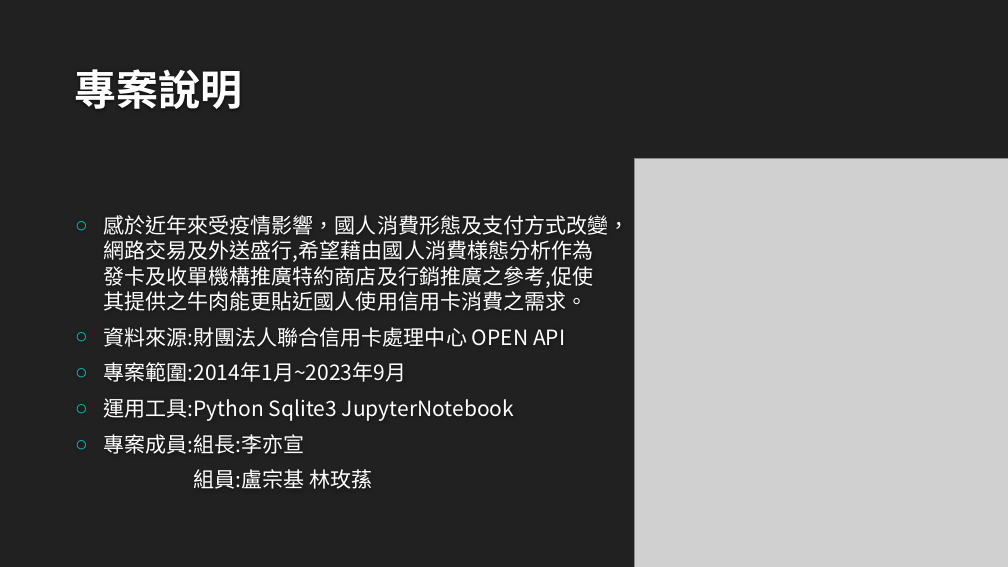
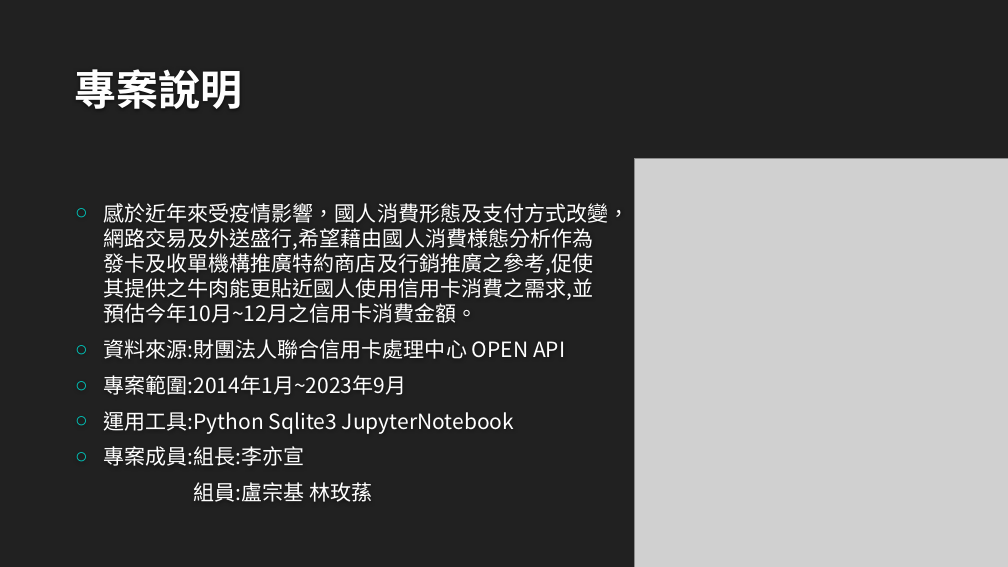
Before and after one commit to isabel112233/creditcard, a slide deck: slide 3 of 信用卡消費樣態.pptx. Drawn at 1008x567 pixels with LibreOffice and Linux fonts; fonts in the diff are those of the drawing; grey boxes stand for pictures; background and template pictures are left out. Boxes give left, top, right and bottom in pixels: in the first picture for what was removed or moved away, otherwise in the second. Text is boxed around its words. In the diff, an @@ line names an element or a change of style, - is before the commit and + after.

```diff
--- a/信用卡消費樣態.pptx
+++ b/信用卡消費樣態.pptx
@@ text at [104, 203, 630, 323]: text changed @@
-○ 感於近年來受疫情影響，國人消費形態及支付方式改變，網路交易及外送盛行,希望藉由國人消費様態分析作為發卡及收單機構推廣特約商店及行銷推廣之參考,促使其提供之牛肉能更貼近國人使用信用卡消費之需求。
+○ 感於近年來受疫情影響，國人消費形態及支付方式改變，網路交易及外送盛行,希望藉由國人消費様態分析作為發卡及收單機構推廣特約商店及行銷推廣之參考,促使其提供之牛肉能更貼近國人使用信用卡消費之需求,並預估今年10月~12月之信用卡消費金額。
```
Also in this commit, not shown: 13 other slides changed, 2 slides added, 1 slide removed, 3 other files.
